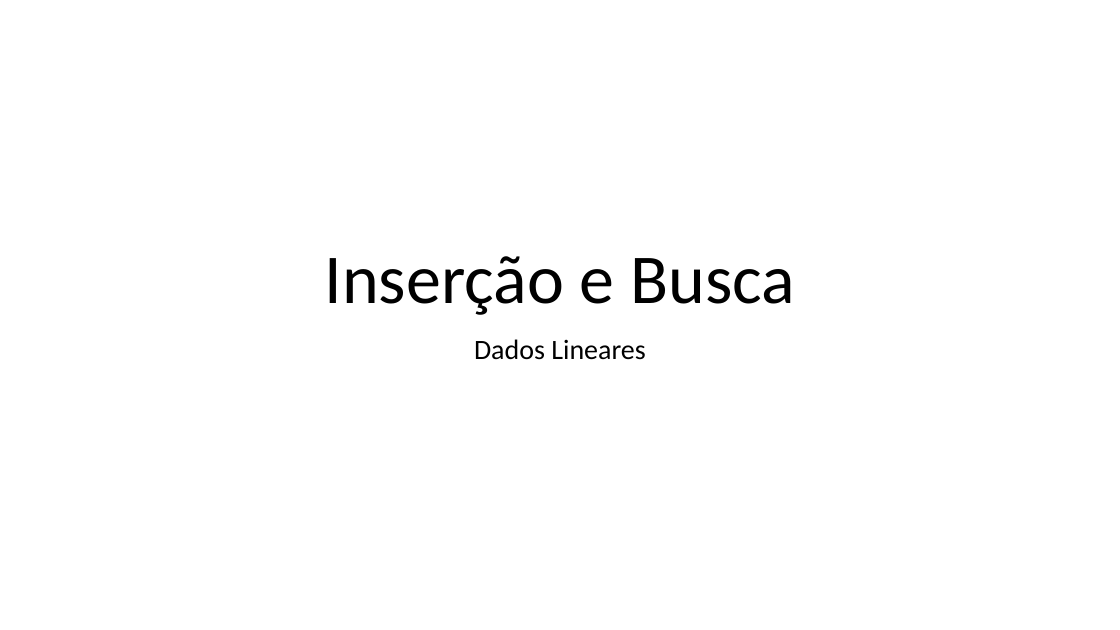
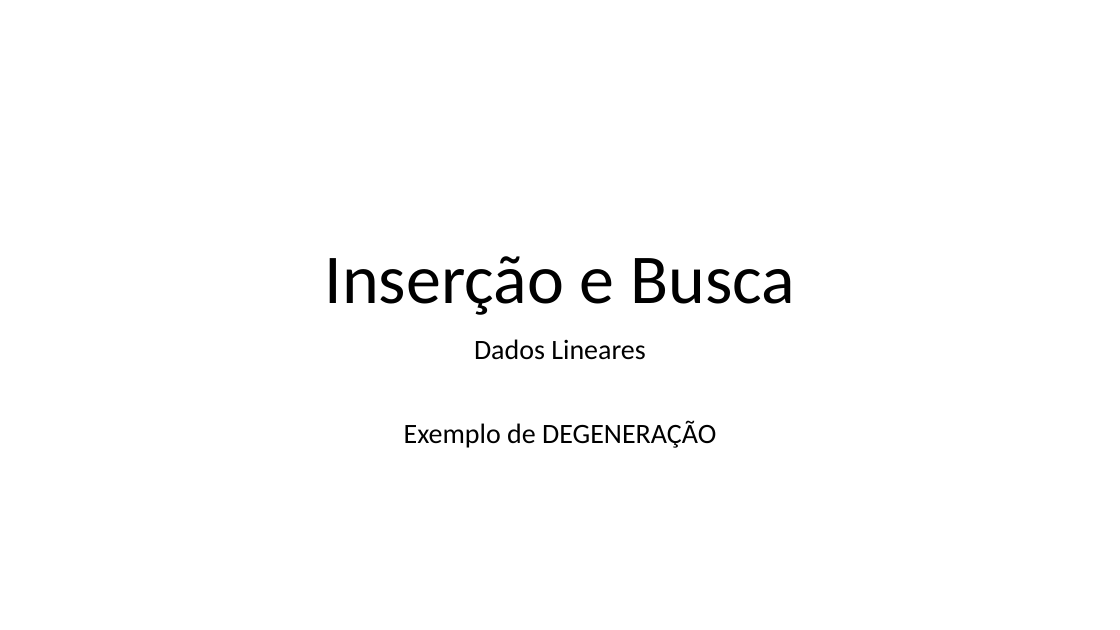
Before and after one commit to BrandaoJatoba/ECOM008.T1.2024.2.BDHJ, a slide deck: slide 13 of 04 - Plotagem/Plotagem.pptx. Drawn at 1120x630 pixels with LibreOffice and Linux fonts; fonts in the diff are those of the drawing. Boxes give left, top, right and bottom in pixels: in the first picture for what was removed or moved away, otherwise in the second. Text is boxed around its words. In the diff, an @@ line names an element or a change of style, - is before the commit and + after.

```diff
--- a/04 - Plotagem/Plotagem.pptx
+++ b/04 - Plotagem/Plotagem.pptx
@@ subtitle at (x1=404, y1=420, x2=716, y2=448): paragraph added @@
+Exemplo de DEGENERAÇÃO
```
Also in this commit, not shown: 1 other slide changed, 15 other files.
